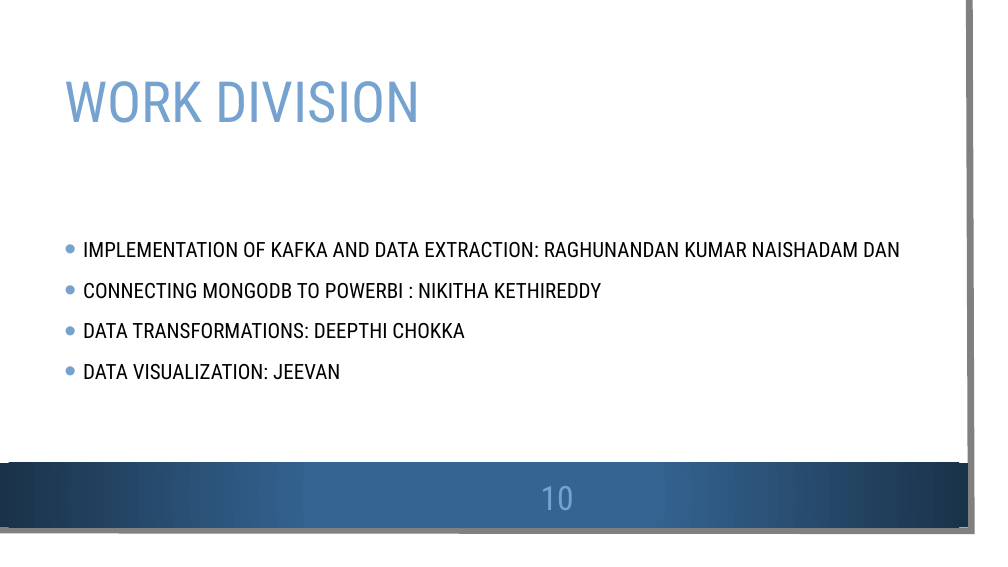
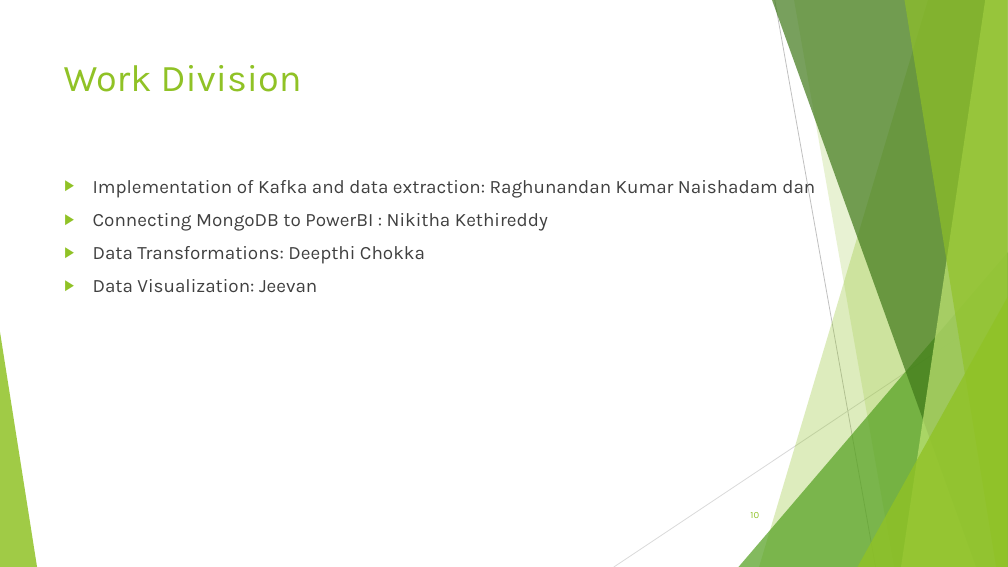
Before and after one commit to Deepthi1003/DataEncoders, a slide deck: slide 10 of Data Encoders.pptx. Drawn at 1008x567 pixels with LibreOffice and Linux fonts; fonts in the diff are those of the drawing; background and template pictures are left out. Boxes give left, top, right and bottom in pixels: in the first picture for what was removed or moved away, otherwise in the second. Text is boxed around its words. In the diff, an @@ line names an element or a change of style, - is before the commit and + after.

Commit message:
Added commentary_analysis.ipynb and Data Encoders.pptx

```diff
--- a/Data Encoders.pptx
+++ b/Data Encoders.pptx
@@ rectangle removed at [0,0,991,550] @@
@@ freeform shape removed at [0,0,972,531] @@
@@ title "Work Division" at [64,65,302,92]: vertical alignment middle to top @@
@@ title at [64,65,302,92]: text changed; size 54 to 36 pt; font Roboto Condensed to Karla; text colour #75A2CE to #90C226 @@
-WORK DIVISION
+Work Division
@@ text "Implementation of Kafka and data ..." at [93,177,815,292]: vertical alignment middle to top @@
@@ text at [93,177,815,292]: text changed; size 20 to 18 pt; font Roboto Condensed to Karla; text colour #000000 to #404040 @@
-• IMPLEMENTATION OF KAFKA AND DATA EXTRACTION: RAGHUNANDAN KUMAR NAISHADAM DAN
-• CONNECTING MONGODB TO POWERBI : NIKITHA KETHIREDDY
-• DATA TRANSFORMATIONS: DEEPTHI CHOKKA
-• DATA VISUALIZATION: JEEVAN
+▶ Implementation of Kafka and data extraction: Raghunandan Kumar Naishadam dan
+▶ Connecting MongoDB to PowerBI : Nikitha Kethireddy
+▶ Data Transformations: Deepthi Chokka
+▶ Data Visualization: Jeevan
@@ group added at [0,0,1008,567]: 5 freeform shapes, 3 triangles, 2 lines @@
@@ rectangle removed at [0,463,968,527] @@
@@ page number: place and size @@
-page number at [541,486,574,510]
+page number at [750,512,759,518]
@@ page number at [750,512,759,518]: size 32 to 9 pt, font Roboto Condensed to Karla, text colour #75A2CE to #90C226; alignment centre to right @@
```
Also in this commit, not shown: 15 other slides changed, 1 other file.
